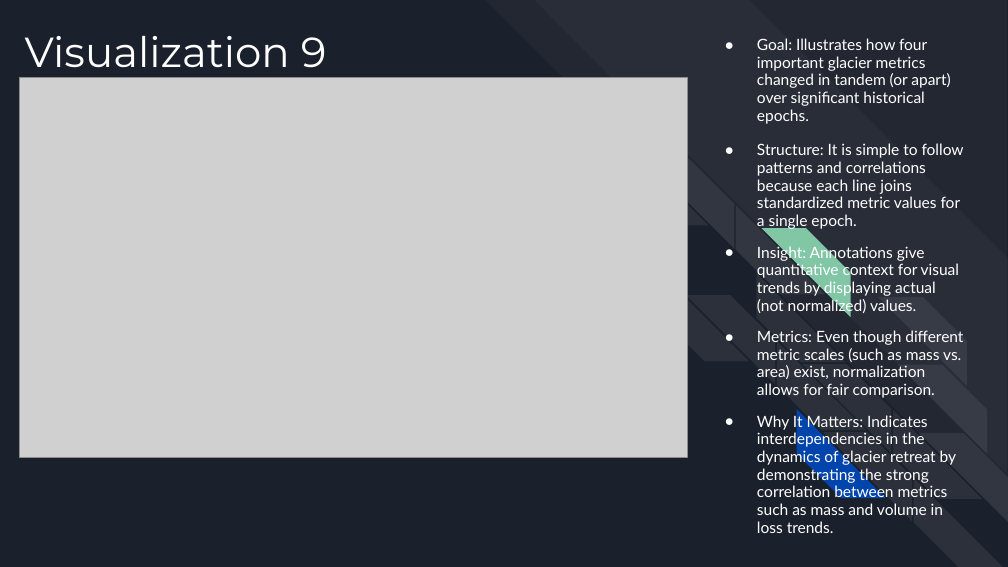
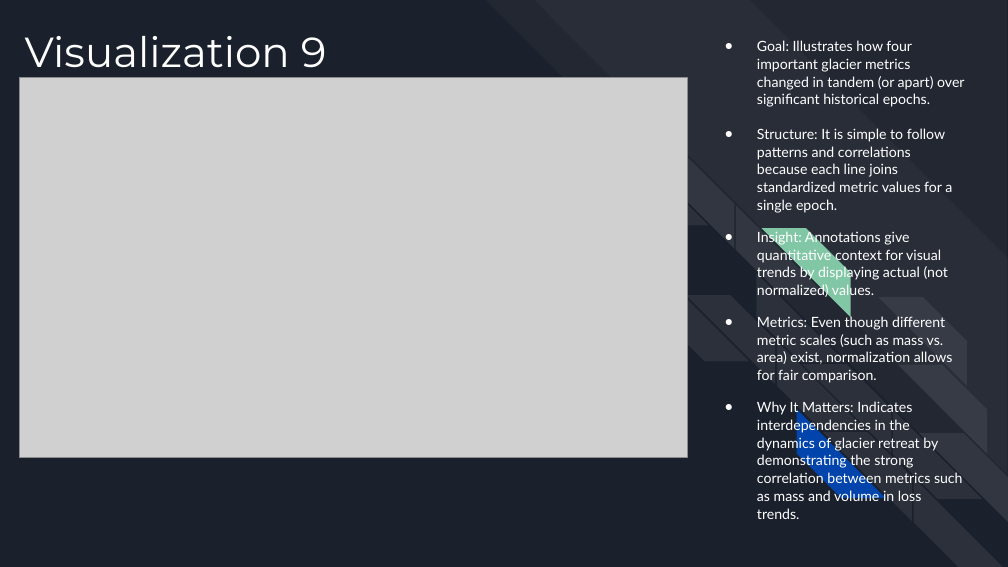
Before and after one commit to VodkaNoodles/CS445-GROUP8, a slide deck: slide 11 of CS445 SLIDES.pptx. Drawn at 1008x567 pixels with LibreOffice and Linux fonts; fonts in the diff are those of the drawing; grey boxes stand for pictures. Boxes give left, top, right and bottom in pixels: in the first picture for what was removed or moved away, otherwise in the second. Text is boxed around its words. In the diff, an @@ line names an element or a change of style, - is before the commit and + after.

```diff
--- a/CS445 SLIDES.pptx
+++ b/CS445 SLIDES.pptx
@@ text "Goal: Illustrates how four important ..." at [757, 40, 964, 519]: size 11.1 to 10.1 pt; line spacing 0.95 to 1.05 @@
```
Also in this commit, not shown: 4 other slides changed, 4 slides added, 4 slides removed, 3 other files.
